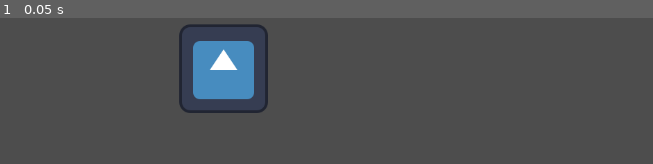
Above: before the commit, frame 1.
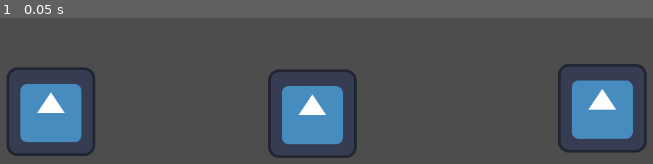
Above: after the commit, the same moment.

Repository: IDokan/Sooni
Game: Godot game, scene res://Kitchen.tscn
Same seed, same stepped clock (60 frames per second), same inputs: the game is played once before the commit and once after it. This scene is started directly instead of the project's main scene. The engine's default icon, where the game draws it, is replaced by a stand-in: a white triangle on a blue panel in a dark square.
Inputs:
- Up to frame 1 (0.05 s): no input

The runs differ from the first frame. In frame 1, 19% of the frame differs, in the area x 1-100%, y 4-96%.

Commit message:
Add buttons to change cooking method.
Kitchen - add a couple of buttons. Need to enlist issue.

Diff:
--- a/demo/Kitchen.tscn
+++ b/demo/Kitchen.tscn
@@ -5,7 +5,31 @@
 [node name="Node2D" type="Node2D"]
 
 [node name="Stove" type="Node2D" parent="."]
-position = Vector2(419, 219)
+position = Vector2(547, 284)
 
 [node name="Sprite2D" type="Sprite2D" parent="Stove"]
 texture = ExtResource("1_u2vkn")
+
+[node name="CanvasLayer" type="CanvasLayer" parent="."]
+
+[node name="TextureButton" type="TextureButton" parent="CanvasLayer"]
+offset_left = 106.0
+offset_top = 217.0
+offset_right = 234.0
+offset_bottom = 345.0
+texture_normal = ExtResource("1_u2vkn")
+texture_pressed = ExtResource("1_u2vkn")
+texture_hover = ExtResource("1_u2vkn")
+texture_disabled = ExtResource("1_u2vkn")
+texture_focused = ExtResource("1_u2vkn")
+
+[node name="TextureButton2" type="TextureButton" parent="CanvasLayer"]
+offset_left = 901.0
+offset_top = 212.0
+offset_right = 1029.0
+offset_bottom = 340.0
+texture_normal = ExtResource("1_u2vkn")
+texture_pressed = ExtResource("1_u2vkn")
+texture_hover = ExtResource("1_u2vkn")
+texture_disabled = ExtResource("1_u2vkn")
+texture_focused = ExtResource("1_u2vkn")
